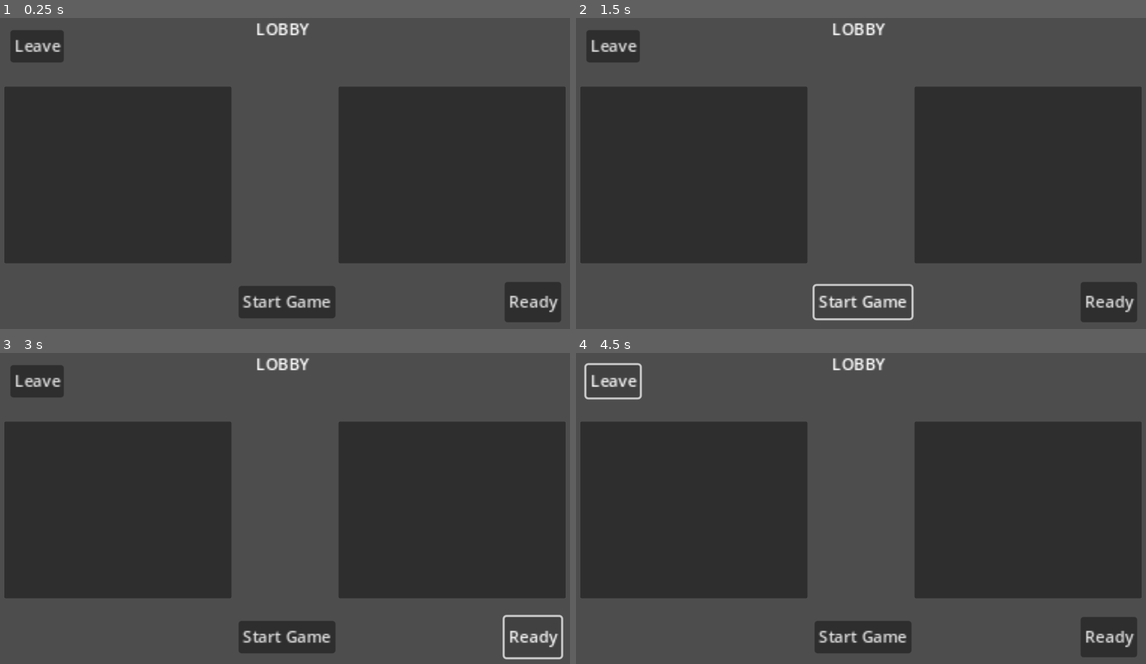
Above: before the commit, frames 1-4 (two rows, left to right).
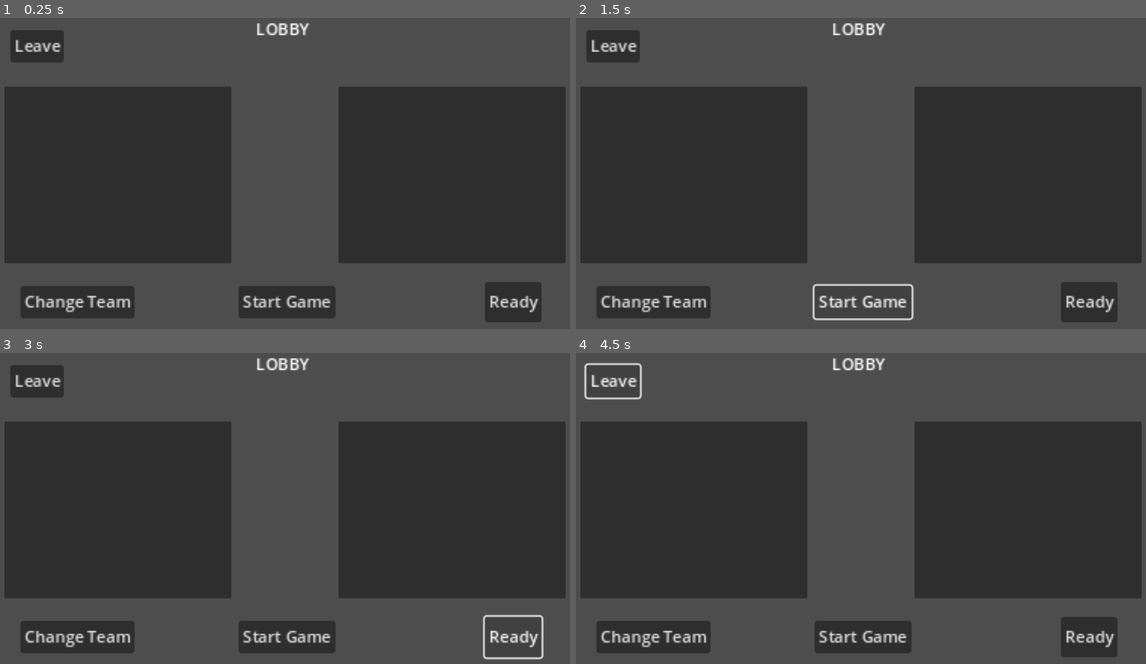
Above: after the commit, the same moments.

Repository: August099/juegoMulti
Game: Godot game, scene res://Multijugador/lobby.tscn
The game is run twice, just before and just after one commit, with the same random seed, the same clock (stepped at 60 frames per second) and the same inputs. This scene is started directly instead of the project's main scene.
Inputs (mouse positions are in pixels of both pictures, inside the frame that each line leads up to):
- Up to frame 1 (0.25 s): no input
- Up to frame 2 (1.5 s): click (655, 301) at 0.5 s, where only the run after the commit has a clickable "Change Team"; click "Start Game" at 1.25 s
- Up to frame 3 (3 s): click "Start Game" at 2 s; click "Ready" at 2.75 s
- Up to frame 4 (4.5 s): click "Ready" at 3.5 s; click "Leave" at 4.25 s

The runs differ from the first frame. In frame 1, 2.8% of the frame differs, in the area x 3-99%, y 85-98%; in frame 2, 2.8%; in frame 3, 2.5%; in frame 4, 2.8%.
Error before the commit: Attempt to call function 'start_game' in base 'null instance' on a null instance. (res://Multijugador/lobby.gd:204)
Error after the commit: Attempt to call function 'start_game' in base 'null instance' on a null instance. (res://Multijugador/lobby.gd:217)

Commit message:
Se agrego un boton para cambiar de equipo

Diff:
--- a/Multijugador/lobby.gd
+++ b/Multijugador/lobby.gd
@@ -94,6 +94,10 @@
 
 	check_all_ready()
 
+########################
+# READY OR NOT
+###########################
+
 func _on_ready_pressed():
 	if not multiplayer.has_multiplayer_peer():
 		return
@@ -176,7 +180,16 @@
 
 		# Agrego ademas un icono de ready o no
 		var readyState := TextureRect.new()
-		readyState.texture = load("res://Assets/Menu/wait.svg")
+		var readySprite = load("res://Assets/Menu/thumbs_up.svg")
+		var notReadySprite = load("res://Assets/Menu/wait.svg")
+
+		if p.ready:
+			readyState.texture = readySprite
+			readyState.modulate = Color("#2ae22c")
+		else:
+			readyState.texture = notReadySprite
+			readyState.modulate = Color("#ff302c")
+
 		readyState.expand_mode = TextureRect.EXPAND_FIT_WIDTH
 		readyState.size_flags_horizontal = Control.SIZE_SHRINK_END
 		readyState.size_flags_vertical = Control.SIZE_FILL
@@ -224,3 +237,48 @@
 	else:
 		# Client leaves → disconnect
 		multiplayer.multiplayer_peer.close()
+
+
+
+########################
+# CAMBIO DE EQUIPO
+###########################
+
+func _on_change_team_pressed():
+	if not multiplayer.has_multiplayer_peer():
+		return
+
+	var my_id := multiplayer.get_unique_id()
+
+	if multiplayer.is_server():
+		change_team(my_id)
+	else:
+		rpc_id(1, "request_change_team", my_id)
+
+@rpc("any_peer", "reliable")
+func request_change_team(player_id: int):
+	if multiplayer.is_server():
+		change_team(player_id)
+
+
+func change_team(player_id: int):
+	if not multiplayer.is_server():
+		return
+
+	if not players.has(player_id):
+		return
+
+	# Toggle team
+	var current_team = players[player_id].team
+	var new_team := 2 if current_team == 1 else 1
+
+	players[player_id].team = new_team
+
+	# Reset ready state (recommended)
+	players[player_id].ready = false
+
+	_players_replica = players.duplicate(true)
+	rpc("update_players_replica", _players_replica)
+
+	update_ui()
+	check_all_ready()
--- a/Multijugador/lobby.tscn
+++ b/Multijugador/lobby.tscn
@@ -58,6 +58,7 @@
 text = "asdasdasd"
 
 [node name="TextureRect" type="TextureRect" parent="Team1/PlayerList"]
+modulate = Color(0.164706, 0.886275, 0.172549, 1)
 layout_mode = 2
 size_flags_horizontal = 8
 texture = ExtResource("3_uh1bt")
@@ -81,6 +82,20 @@
 [node name="PlayerList" type="GridContainer" parent="Team2"]
 layout_mode = 2
 columns = 2
+
+[node name="Label" type="Label" parent="Team2/PlayerList"]
+custom_minimum_size = Vector2(350, 0)
+layout_mode = 2
+theme_override_fonts/font = ExtResource("2_2mab7")
+theme_override_font_sizes/font_size = 50
+text = "asdasdasd"
+
+[node name="TextureRect" type="TextureRect" parent="Team2/PlayerList"]
+modulate = Color(0.164706, 0.886275, 0.172549, 1)
+layout_mode = 2
+size_flags_horizontal = 8
+texture = ExtResource("3_uh1bt")
+expand_mode = 2
 
 [node name="Start" type="Button" parent="."]
 layout_mode = 1
@@ -109,19 +124,32 @@
 
 [node name="Ready" type="Button" parent="."]
 layout_mode = 1
-anchors_preset = 3
+anchors_preset = 6
 anchor_left = 1.0
+anchor_top = 0.5
+anchor_right = 1.0
+anchor_bottom = 0.5
+offset_left = -180.0
+offset_top = 212.0
+offset_right = -124.0
+offset_bottom = 252.0
+grow_horizontal = 0
+grow_vertical = 2
+scale = Vector2(2, 2)
+text = "Ready"
+
+[node name="Change Team" type="Button" parent="."]
+layout_mode = 1
+anchors_preset = 2
 anchor_top = 1.0
-anchor_right = 1.0
 anchor_bottom = 1.0
-offset_left = -141.0
-offset_top = -112.0
-offset_right = -85.0
+offset_left = 52.0
+offset_top = -103.0
+offset_right = 165.0
 offset_bottom = -72.0
-grow_horizontal = 0
 grow_vertical = 0
 scale = Vector2(2, 2)
-text = "Ready"
+text = "Change Team"
 
 [node name="LobbySynchronizer" type="MultiplayerSynchronizer" parent="."]
 replication_config = SubResource("SceneReplicationConfig_nmksa")
@@ -129,3 +157,4 @@
 [connection signal="pressed" from="Start" to="." method="_on_start_pressed"]
 [connection signal="pressed" from="Leave" to="." method="_on_leave_pressed"]
 [connection signal="pressed" from="Ready" to="." method="_on_ready_pressed"]
+[connection signal="pressed" from="Change Team" to="." method="_on_change_team_pressed"]
